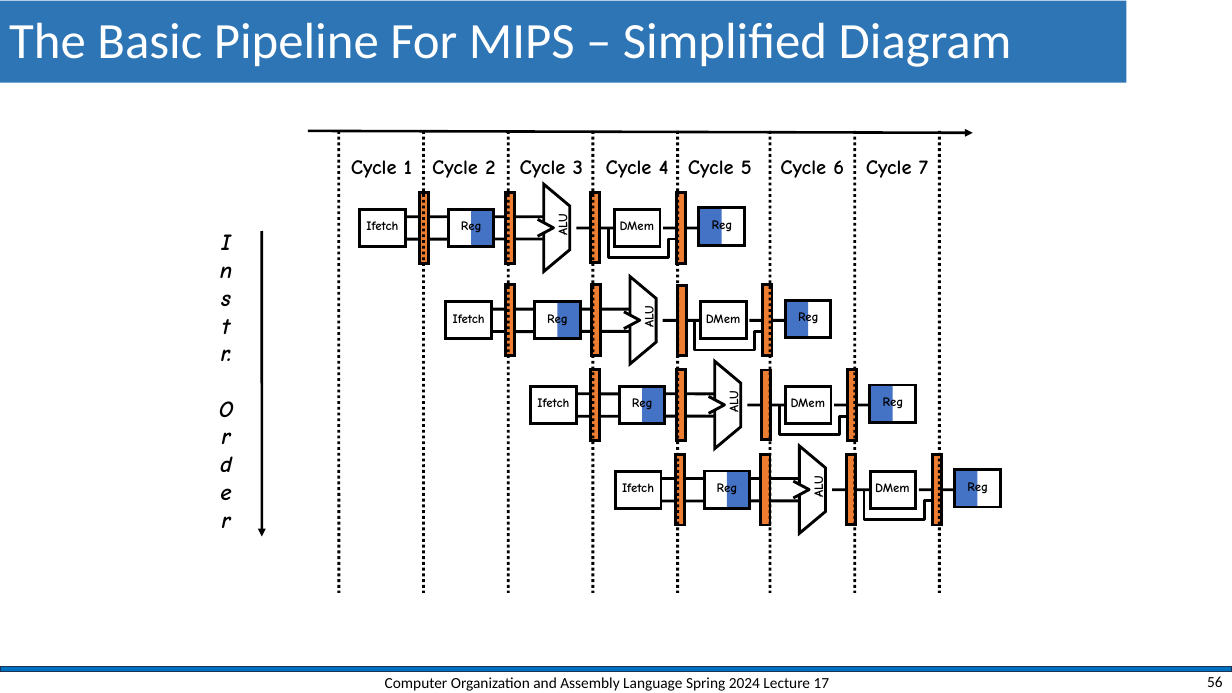
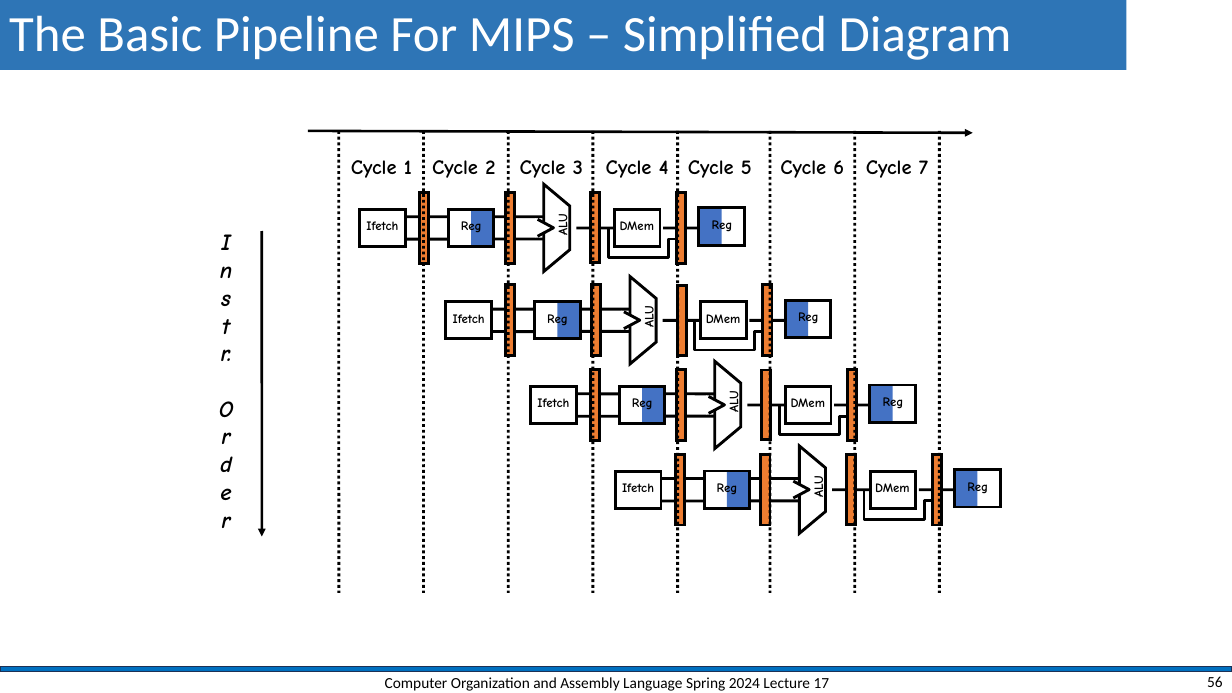
Before and after one commit to shahidmasud/shahidmasud.github.io, a slide deck: slide 56 of CompOrg_Lec17_Spr2024.ppsx. Drawn at 1232x693 pixels with LibreOffice and Linux fonts; fonts in the diff are those of the drawing; background and template pictures are left out. Boxes give left, top, right and bottom in pixels: in the first picture for what was removed or moved away, otherwise in the second. Text is boxed around its words. In the diff, an @@ line names an element or a change of style, - is before the commit and + after.

```diff
--- a/CompOrg_Lec17_Spr2024.ppsx
+++ b/CompOrg_Lec17_Spr2024.ppsx
@@ title "The Basic Pipeline For MIPS ...": place and size @@
-title "The Basic Pipeline For MIPS ..." at box(0, 1, 1127, 83)
+title "The Basic Pipeline For MIPS ..." at box(0, 0, 1127, 69)
```
Also in this commit, not shown: 14 other slides changed, 1 slide added, 2 other files.
